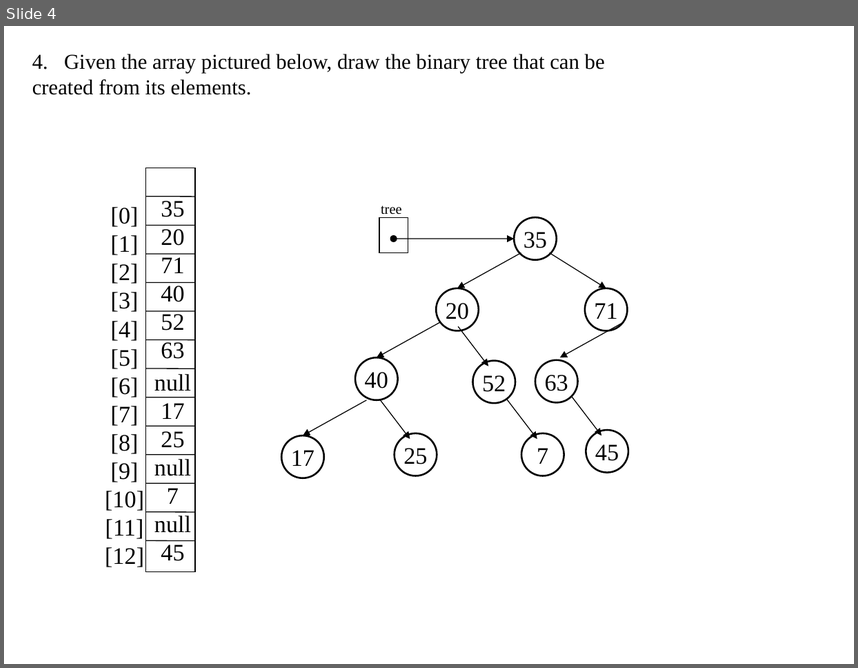
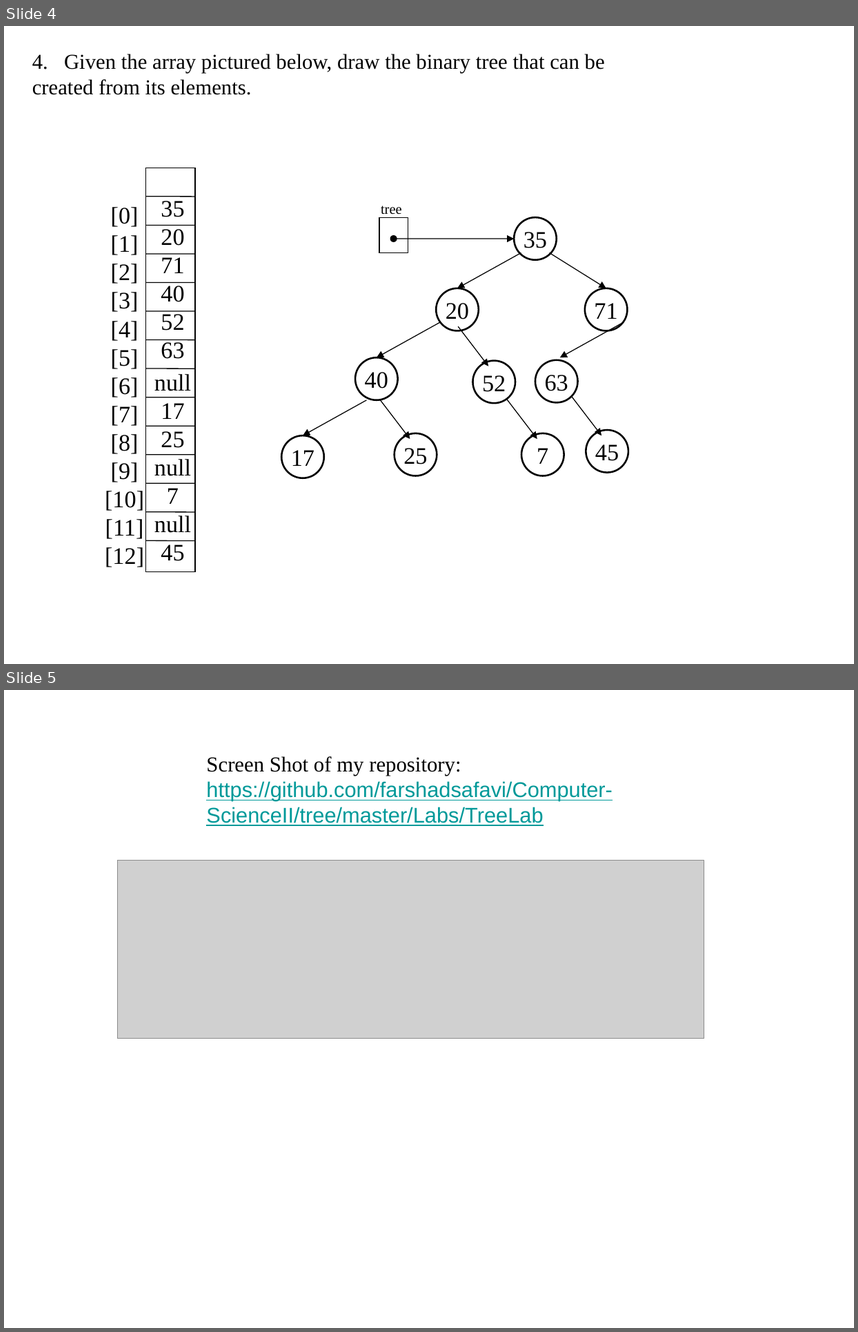
Before and after one commit to farshadsafavi/Computer-ScienceII, a slide deck: Labs/TreeLab/Tree lab - S2020.pptx. Shown one above the other, each under a label of ours: slide 4 before the commit, slides 4 and 5 after it. The pictures are 858x668 and 858x1332 pixels, drawn with LibreOffice and Linux fonts; fonts in the diff are those of the drawing; grey boxes stand for pictures. Boxes give left, top, right and bottom in pixels: in the first picture for what was removed or moved away, otherwise in the second. Text is boxed around its words. In the diff, an @@ line names an element or a change of style, - is before the commit and + after.

```diff
--- a/Labs/TreeLab/Tree lab - S2020.pptx
+++ b/Labs/TreeLab/Tree lab - S2020.pptx
@@ slide 5 added at bbox=[4, 690, 854, 1328], background #FFFFFF @@
@@ text added at bbox=[206, 756, 612, 826], 18 pt, text #009999, underline @@
+Screen Shot of my repository: https://github.com/farshadsafavi/Computer-ScienceII/tree/master/Labs/TreeLab
@@ picture added at bbox=[117, 860, 704, 1038] @@
```
Also in this commit, not shown: 11 other files.
